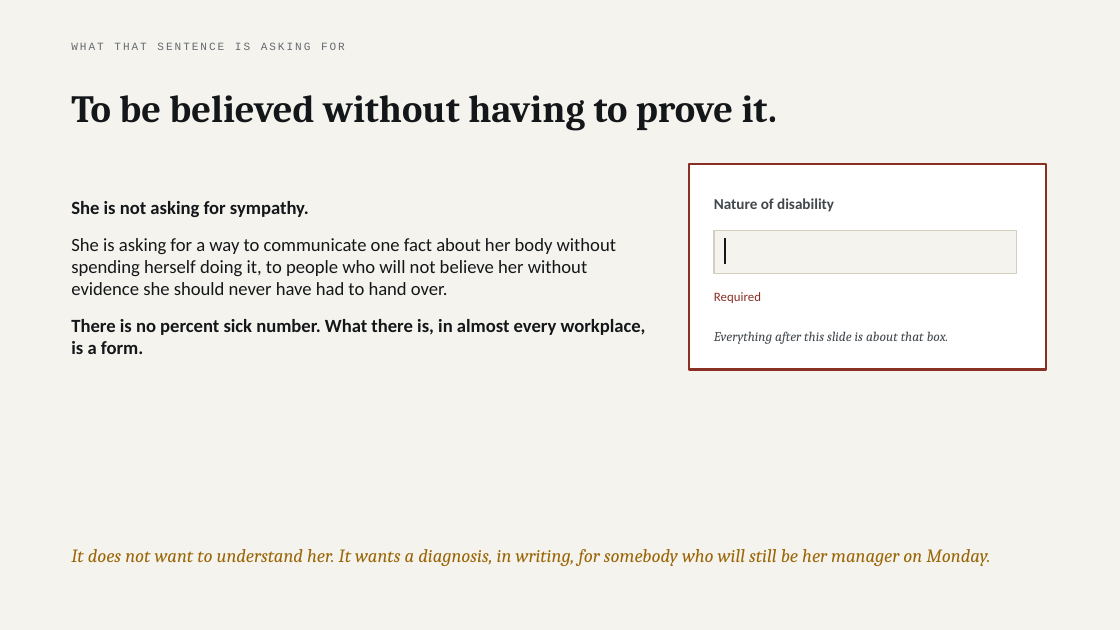
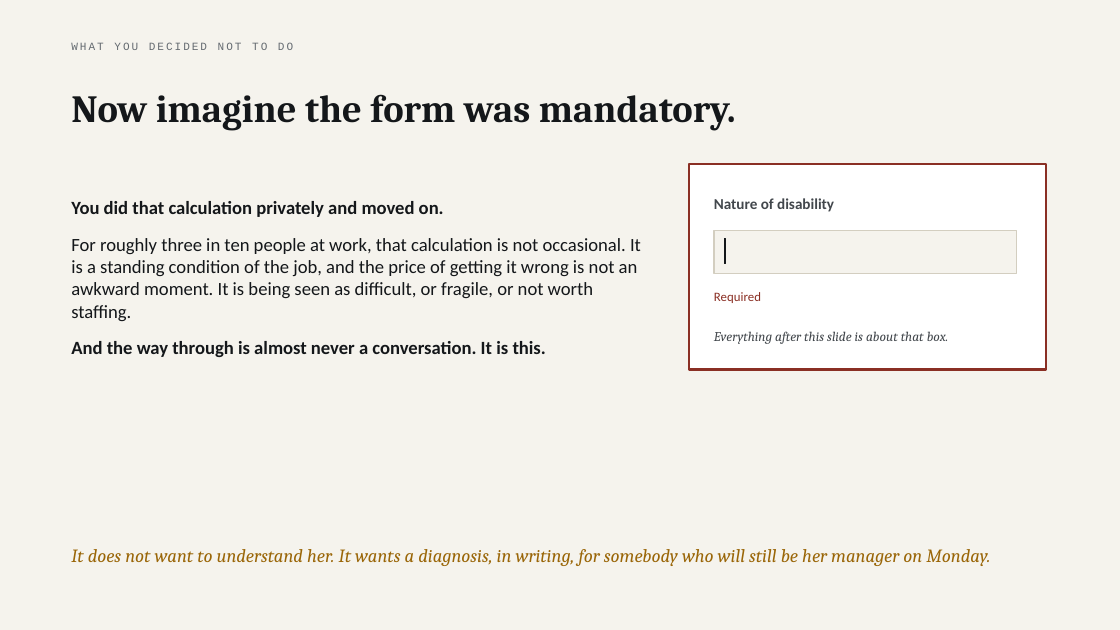
Before and after one commit to parthsevak2/curb-cut, a slide deck: slide 3 of submission/Curb-Cut.pptx. Drawn at 1120x630 pixels with LibreOffice and Linux fonts; fonts in the diff are those of the drawing. Boxes give left, top, right and bottom in pixels: in the first picture for what was removed or moved away, otherwise in the second. Text is boxed around its words. In the diff, an @@ line names an element or a change of style, - is before the commit and + after.

```diff
--- a/submission/Curb-Cut.pptx
+++ b/submission/Curb-Cut.pptx
@@ text at bbox=[71, 42, 293, 50]: text changed @@
-WHAT THAT SENTENCE IS ASKING FOR
+WHAT YOU DECIDED NOT TO DO
@@ text at bbox=[71, 94, 736, 131]: text changed @@
-To be believed without having to prove it.
+Now imagine the form was mandatory.
@@ text at bbox=[71, 201, 641, 357]: text changed @@
-She is not asking for sympathy.
-She is asking for a way to communicate one fact about her body without spending herself doing it, to people who will not believe her without evidence she should never have had to hand over.
-There is no percent sick number. What there is, in almost every workplace, is a form.
+You did that calculation privately and moved on.
+For roughly three in ten people at work, that calculation is not occasional. It is a standing condition of the job, and the price of getting it wrong is not an awkward moment. It is being seen as difficult, or fragile, or not worth staffing.
+And the way through is almost never a conversation. It is this.
```
Also in this commit, not shown: 2 other slides changed, 1 slide added, 1 slide removed.
